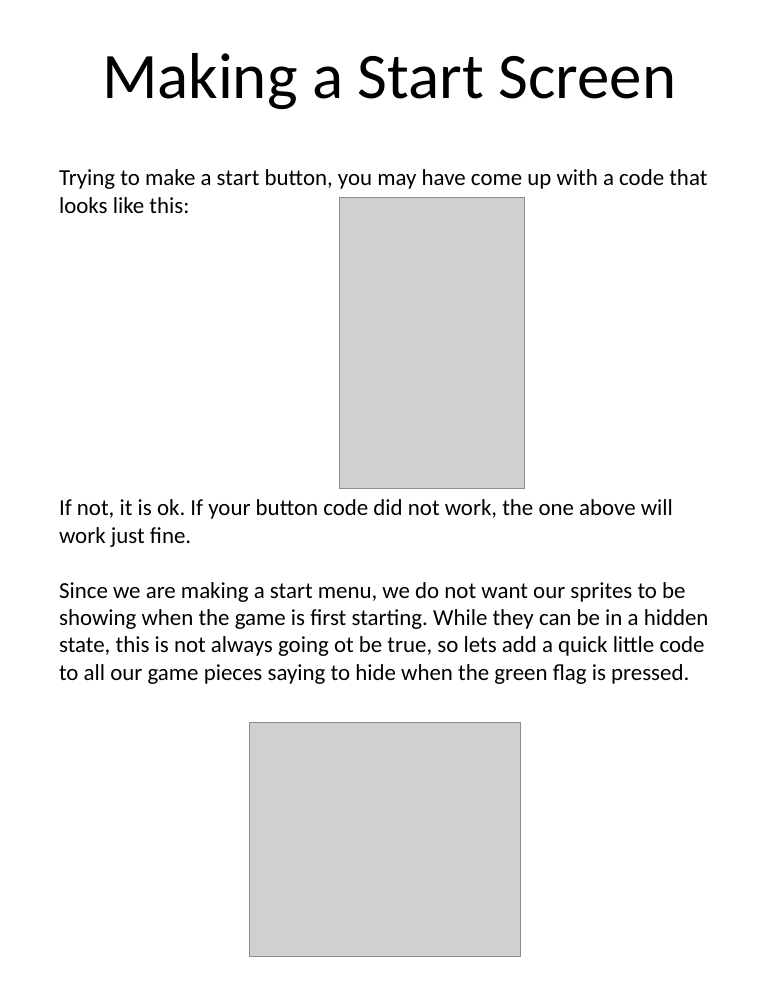
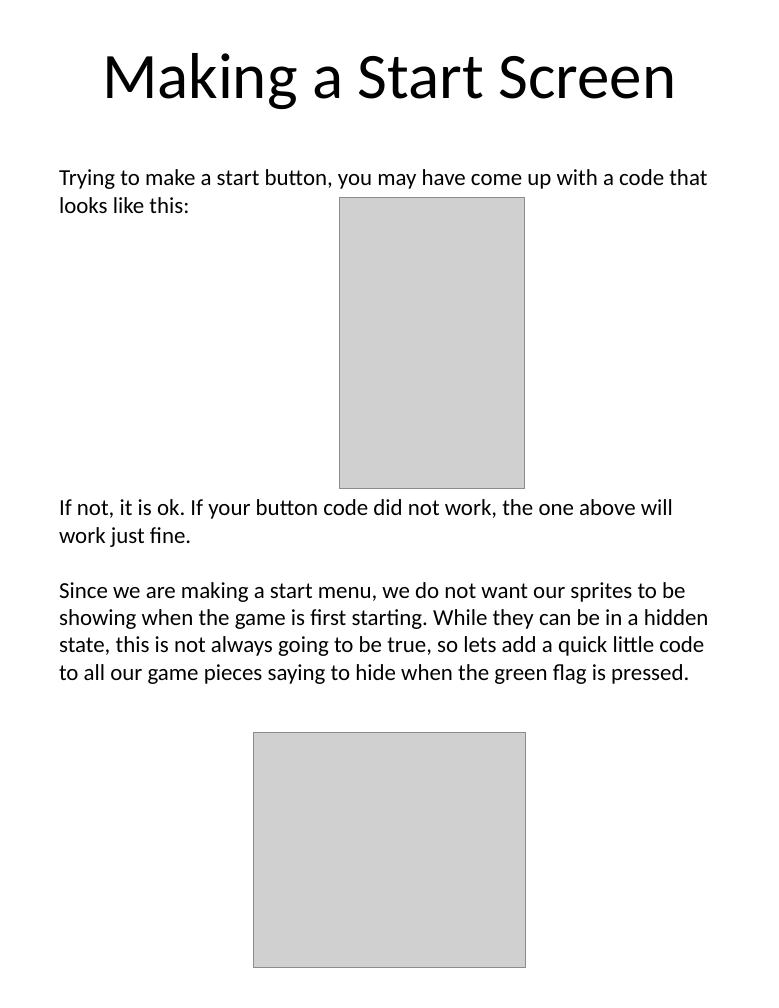
Before and after one commit to tommyrohmann/Coding-Club, a slide deck: slide 14 of Meeting Notes/Powerpoints they are the same as the pdfs/Coding Club Meeting 2.pptx. Drawn at 779x1008 pixels with LibreOffice and Linux fonts; fonts in the diff are those of the drawing; grey boxes stand for pictures. Boxes give left, top, right and bottom in pixels: in the first picture for what was removed or moved away, otherwise in the second. Text is boxed around its words. In the diff, an @@ line names an element or a change of style, - is before the commit and + after.

```diff
--- a/Meeting Notes/Powerpoints they are the same as the pdfs/Coding Club Meeting 2.pptx
+++ b/Meeting Notes/Powerpoints they are the same as the pdfs/Coding Club Meeting 2.pptx
@@ text at <box>59,582,709,684</box>: text changed @@
-Since we are making a start menu, we do not want our sprites to be showing when the game is first starting. While they can be in a hidden state, this is not always going ot be true, so lets add a quick little code to all our game pieces saying to hide when the green flag is pressed.
+Since we are making a start menu, we do not want our sprites to be showing when the game is first starting. While they can be in a hidden state, this is not always going to be true, so lets add a quick little code to all our game pieces saying to hide when the green flag is pressed.
@@ picture: place and size @@
-picture at <box>250,722,521,957</box>
+picture at <box>254,732,525,967</box>
```
Also in this commit, not shown: 4 other slides changed, 10 slides added, 2 other files.
